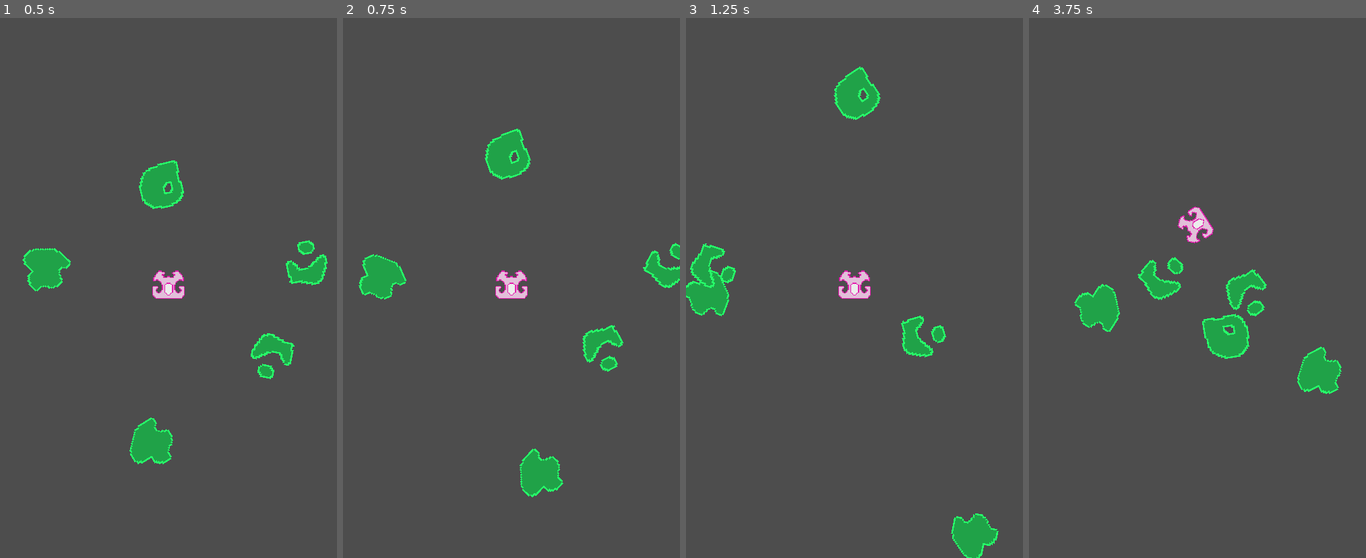
Above: before the commit, frames 1-4 (left to right).
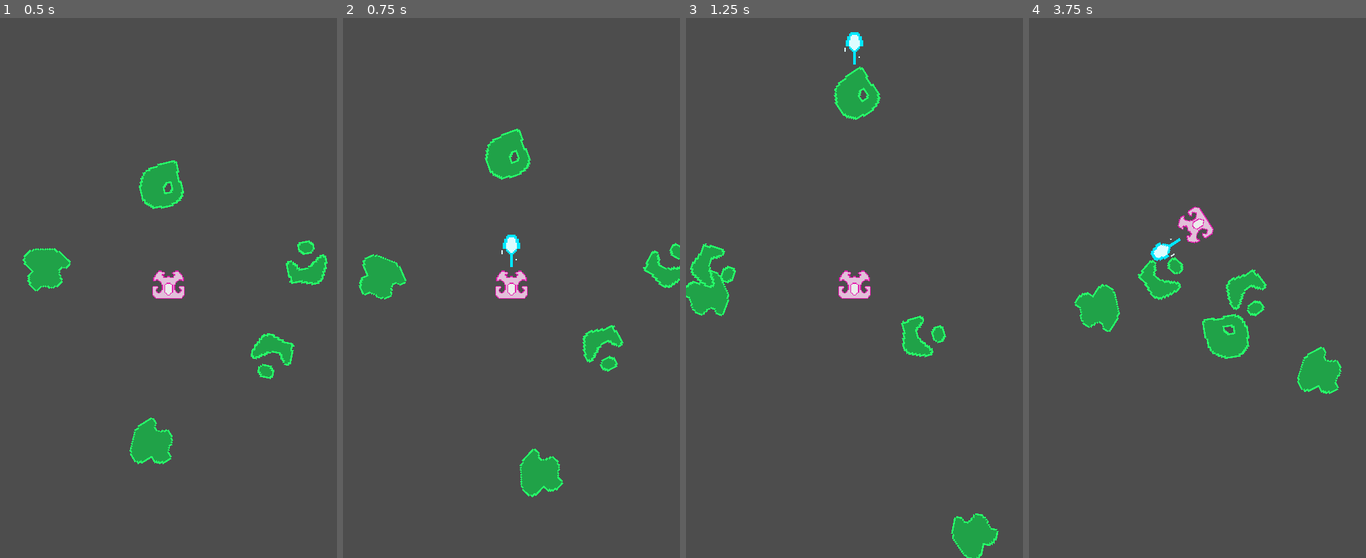
Above: after the commit, the same moments.

Repository: ColdPandaExpress/spacerocks-unblinky
Game: Godot game, scene res://Main/Main.tscn
Same seed, same stepped clock (60 frames per second), same inputs: the game is played once before the commit and once after it.
Inputs (mouse positions are in pixels of both pictures, inside the frame that each line leads up to):
- Up to frame 1 (0.5 s): no input
- Up to frame 2 (0.75 s): move the mouse to (585, 261) at 0.52 s; click (585, 261) at 0.6 s
- Up to frame 3 (1.25 s): no input
- Up to frame 4 (3.75 s): move the mouse to (1130, 315) at 1.27 s; right-click (1130, 315) at 1.35 s; move the mouse to (1231, 169) at 2.02 s; hold A (turn_ccw) 2.03-2.78 s; move the mouse to (1180, 396) at 2.77 s; tap D (turn_cw) at 2.85 s; move the mouse to (1298, 369) at 3.52 s; click (1298, 369) at 3.6 s

Frame 1 is identical in both runs. In frame 2, 0.2% of the frame differs, in the area x 47-53%, y 40-47%; in frame 3, 0.2%; in frame 4, 0.2%, in the area x 36-45%, y 40-45%.

Commit message:
Bullets are animated!

Diff:
--- a/Code/Bullet/Bullet.tscn
+++ b/Code/Bullet/Bullet.tscn
@@ -1,11 +1,31 @@
-[gd_scene load_steps=4 format=3 uid="uid://dw58kshuekmna"]
+[gd_scene load_steps=8 format=3 uid="uid://dw58kshuekmna"]
 
 [ext_resource type="Script" path="res://Bullet/Bullet.gd" id="1_7q670"]
+[ext_resource type="Texture2D" uid="uid://cbdh0gsx63nq6" path="res://Bullet/assets/bullet_0000.png" id="2_qcpex"]
+[ext_resource type="Texture2D" uid="uid://6jqdfky4msol" path="res://Bullet/assets/bullet_0001.png" id="3_dk857"]
+[ext_resource type="Texture2D" uid="uid://dx4udtllbwl74" path="res://Bullet/assets/bullet_0002.png" id="4_mbt1j"]
 
 [sub_resource type="CircleShape2D" id="CircleShape2D_mjmhp"]
 
 [sub_resource type="RectangleShape2D" id="RectangleShape2D_sbn22"]
 size = Vector2(50, 6)
+
+[sub_resource type="SpriteFrames" id="SpriteFrames_gesxr"]
+animations = [{
+"frames": [{
+"duration": 1.0,
+"texture": ExtResource("2_qcpex")
+}, {
+"duration": 1.0,
+"texture": ExtResource("3_dk857")
+}, {
+"duration": 1.0,
+"texture": ExtResource("4_mbt1j")
+}],
+"loop": true,
+"name": &"default",
+"speed": 12.0
+}]
 
 [node name="Bullet" type="Area2D"]
 script = ExtResource("1_7q670")
@@ -19,3 +39,11 @@
 
 [node name="Timer" type="Timer" parent="."]
 autostart = true
+
+[node name="AnimatedSprite2D" type="AnimatedSprite2D" parent="."]
+texture_filter = 1
+position = Vector2(-16, 0)
+rotation = 1.57079
+scale = Vector2(2.12211, 2.12211)
+sprite_frames = SubResource("SpriteFrames_gesxr")
+autoplay = "default"
Binary file added: Code/Bullet/assets/bullet_0000.png
Not shown, added: Code/Bullet/assets/bullet_0000.png.import
Binary file added: Code/Bullet/assets/bullet_0001.png
Not shown, added: Code/Bullet/assets/bullet_0001.png.import
Binary file added: Code/Bullet/assets/bullet_0002.png
Not shown, added: Code/Bullet/assets/bullet_0002.png.import
Not shown, added: Art/Bullet.kra
